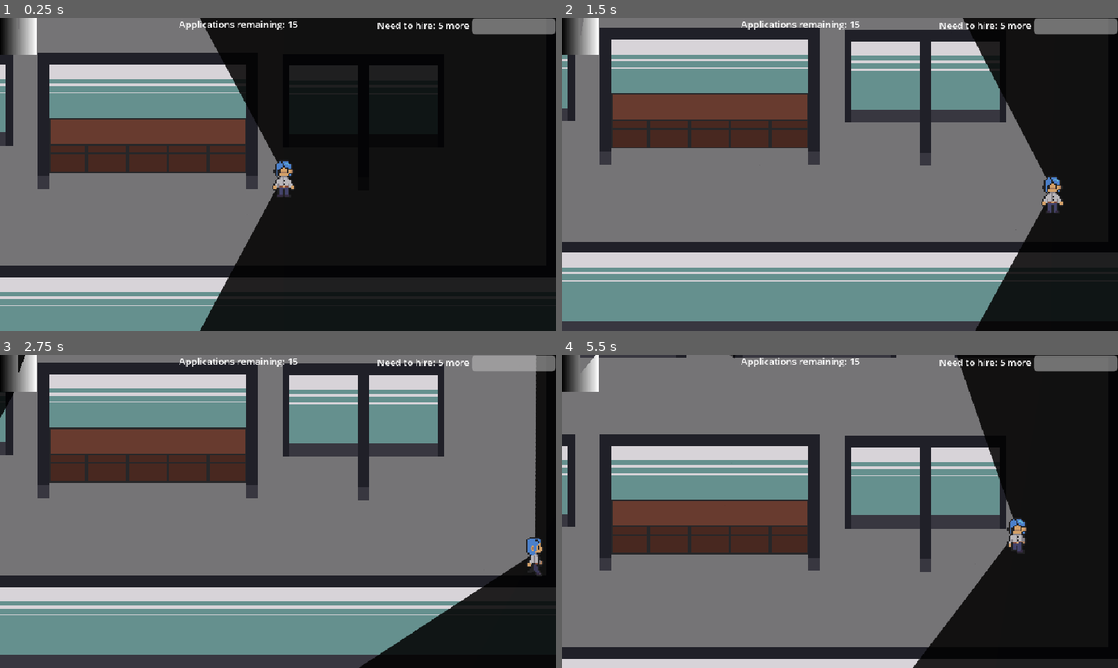
Above: before the commit, frames 1-4 (two rows, left to right).
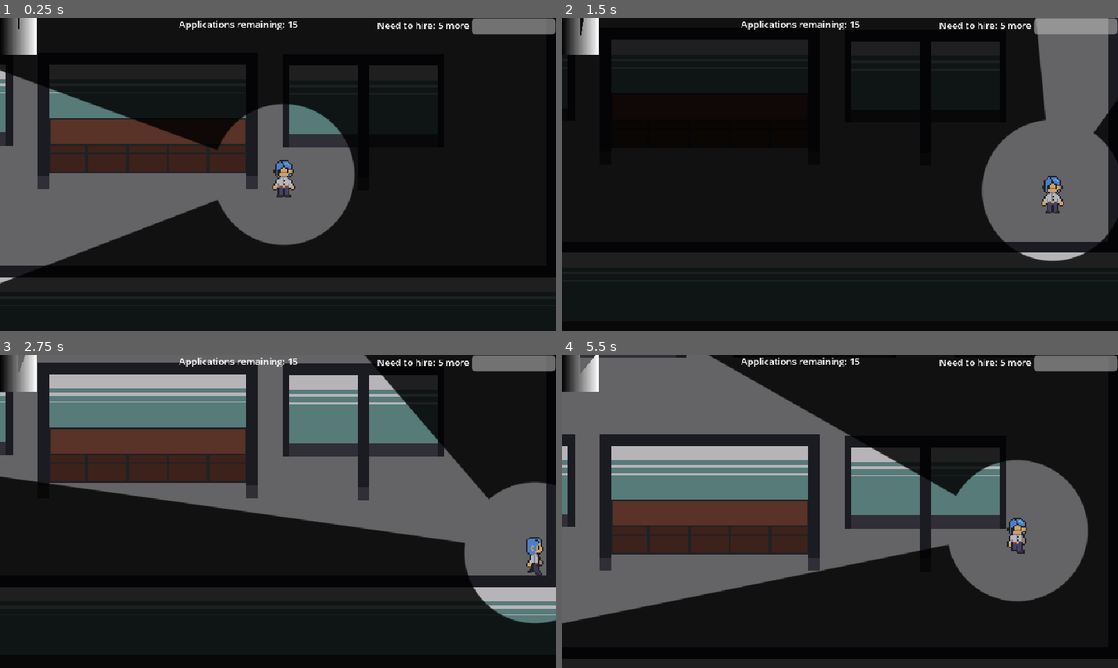
Above: after the commit, the same moments.

Repository: ygda-org/brackeys-26.2
Game: Godot game, scene res://main/main.tscn
The game is run twice, just before and just after one commit, with the same random seed, the same clock (stepped at 60 frames per second) and the same inputs. The engine's default icon, where the game draws it, is replaced by a stand-in: a white triangle on a blue panel in a dark square. Sound files missing from this copy of the repository are replaced by a short silence.
Inputs (mouse positions are in pixels of both pictures, inside the frame that each line leads up to):
- Up to frame 1 (0.25 s): no input
- Up to frame 2 (1.5 s): move the mouse to (962, 158) at 0.52 s; hold D (right) 0.53-1.28 s; tap E (open_application) at 0.6 s; move the mouse to (728, 190) at 1.27 s; hold S (down) from 1.28 s (still down); click (728, 190) at 1.35 s
- Up to frame 3 (2.75 s): move the mouse to (333, 442) at 2.02 s; release S (down) at 2.03 s; hold D (right) from 2.03 s (still down); tap E (open_application) at 2.1 s
- Up to frame 4 (5.5 s): move the mouse to (812, 574) at 2.77 s; release D (right) at 2.78 s; hold W (up) 2.78-3.53 s; click (812, 574) at 2.85 s; move the mouse to (1006, 558) at 3.52 s; hold A (left) 3.53-5.03 s; tap E (open_application) at 3.6, 5.1 s; move the mouse to (673, 464) at 4.27 s; click (673, 464) at 4.35 s; move the mouse to (867, 511) at 5.02 s; hold S (down) from 5.03 s (still down)

The runs differ from the first frame. In frame 1, 29% of the frame differs, in the area x 0-64%, y 0-100%; in frame 2, 87%, in the area x 0-100%, y 0-100%; in frame 3, 55%; in frame 4, 38%.

Commit message:
vision cone stuff

Diff:
--- a/employees/employee_character.tscn
+++ b/employees/employee_character.tscn
@@ -25,6 +25,7 @@
 wait_time = 0.166
 
 [node name="CollisionShape2D" type="CollisionShape2D" parent="." unique_id=218294883]
+visible = false
 position = Vector2(0, 1)
 shape = SubResource("RectangleShape2D_88mo1")
 
@@ -35,6 +36,7 @@
 
 [node name="TestingLight" type="DirectionalLight2D" parent="." unique_id=96344115]
 editor_only = true
+blend_mode = 2
 
 [node name="SideWallCheckCasts" type="Node2D" parent="." unique_id=919400360]
 
--- a/player/player.gd
+++ b/player/player.gd
@@ -42,7 +42,7 @@
 		velocity.y = move_toward(velocity.y, 0.0, DECELERATION * delta)
 	velocity = velocity.limit_length(MAX_SPEED)
 	move_and_slide()
-	$VisionArm.look_at(get_global_mouse_position())
+	$VisionArm.rotation = lerpf($VisionArm.rotation, global_position.direction_to(get_global_mouse_position()).angle(), delta * 20)
 	$PunchHitbox.look_at(get_global_mouse_position())
 	var anim_string
 	var dir_save = dir
--- a/player/player.tscn
+++ b/player/player.tscn
@@ -3,9 +3,9 @@
 [ext_resource type="Script" uid="uid://b3d3vaf1vcmw4" path="res://player/player.gd" id="1_rkbax"]
 [ext_resource type="Texture2D" uid="uid://6m1bsdq2dbwt" path="res://assets/player/left_walk.png" id="2_g1dw6"]
 [ext_resource type="Texture2D" uid="uid://du5ppthxt118k" path="res://assets/player/front_walk.png" id="2_g6k8r"]
-[ext_resource type="Texture2D" uid="uid://cs8aauulx7g6l" path="res://assets/prog_art/view_cone.png" id="3_g1dw6"]
 [ext_resource type="Texture2D" uid="uid://c7vm4c06hup4w" path="res://assets/player/right_walk.png" id="4_boad6"]
 [ext_resource type="Texture2D" uid="uid://cab7fe8hyd4bs" path="res://assets/player/back_walk.png" id="5_rgyib"]
+[ext_resource type="Texture2D" uid="uid://2f0ye0x6mr40" path="res://assets/player/Vision Cone.png" id="6_boad6"]
 [ext_resource type="PackedScene" uid="uid://maik53mxl575" path="res://ui/papers/papers.tscn" id="7_boad6"]
 
 [sub_resource type="CanvasItemMaterial" id="CanvasItemMaterial_xwkvk"]
@@ -207,6 +207,17 @@
 
 [sub_resource type="RectangleShape2D" id="RectangleShape2D_rkbax"]
 size = Vector2(44, 13.5)
+
+[sub_resource type="Gradient" id="Gradient_boad6"]
+offsets = PackedFloat32Array(0, 0.6879699, 0.69548875)
+colors = PackedColorArray(1, 1, 1, 1, 1, 1, 1, 1, 1, 1, 1, 0)
+
+[sub_resource type="GradientTexture2D" id="GradientTexture2D_5kg8m"]
+gradient = SubResource("Gradient_boad6")
+width = 200
+height = 200
+fill = 1
+fill_from = Vector2(0.5, 0.5)
 
 [node name="Player" type="CharacterBody2D" unique_id=1482995803]
 material = SubResource("CanvasItemMaterial_xwkvk")
@@ -240,13 +251,12 @@
 [node name="VisionArm" type="Node2D" parent="." unique_id=1480016774]
 
 [node name="ConeLight" type="PointLight2D" parent="VisionArm" unique_id=773722785]
-rotation = 1.5707964
-scale = Vector2(5.46875, 6.8281245)
+blend_mode = 2
 shadow_enabled = true
 shadow_filter = 1
-texture = ExtResource("3_g1dw6")
-offset = Vector2(0, -27)
-texture_scale = 0.05
+texture = ExtResource("6_boad6")
+offset = Vector2(240, 0)
+texture_scale = 0.5
 
 [node name="EmployeeScan" type="Area2D" parent="VisionArm" unique_id=40700012]
 visible = false
@@ -273,5 +283,17 @@
 
 [node name="Papers" parent="CanvasLayer" unique_id=1765573664 instance=ExtResource("7_boad6")]
 
+[node name="NavigationAgent2D" type="NavigationAgent2D" parent="." unique_id=1783321839]
+avoidance_enabled = true
+radius = 16.0
+avoidance_mask = 0
+
+[node name="CircleLight" type="PointLight2D" parent="." unique_id=851868838]
+blend_mode = 2
+shadow_enabled = true
+shadow_filter = 1
+texture = SubResource("GradientTexture2D_5kg8m")
+texture_scale = 0.5
+
 [connection signal="body_entered" from="VisionArm/EmployeeScan" to="." method="_on_employee_scan_body_entered"]
 [connection signal="body_entered" from="PunchHitbox" to="." method="_on_punch_hitbox_body_entered"]
Binary file added: assets/player/Vision Cone.png
Not shown, added: assets/player/Vision Cone.png.import
